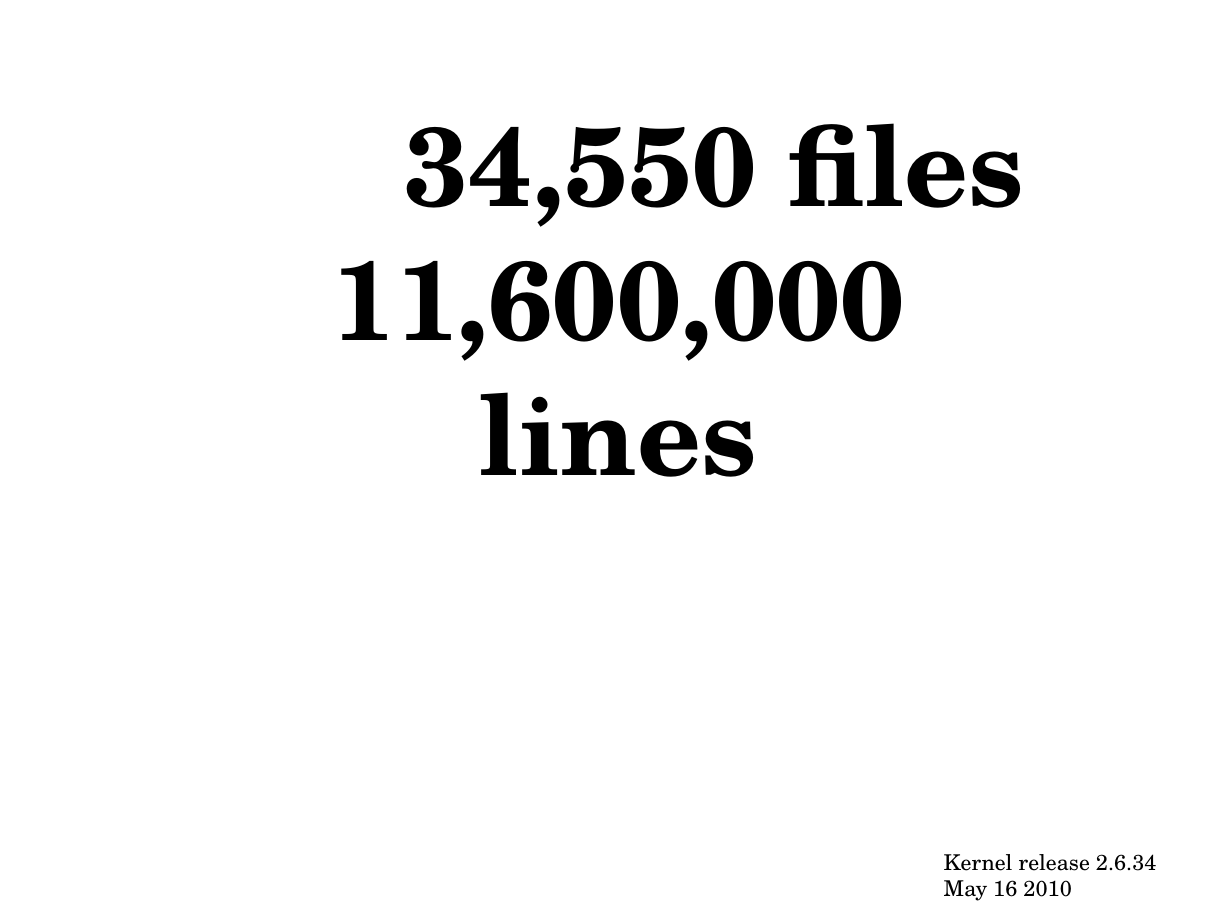
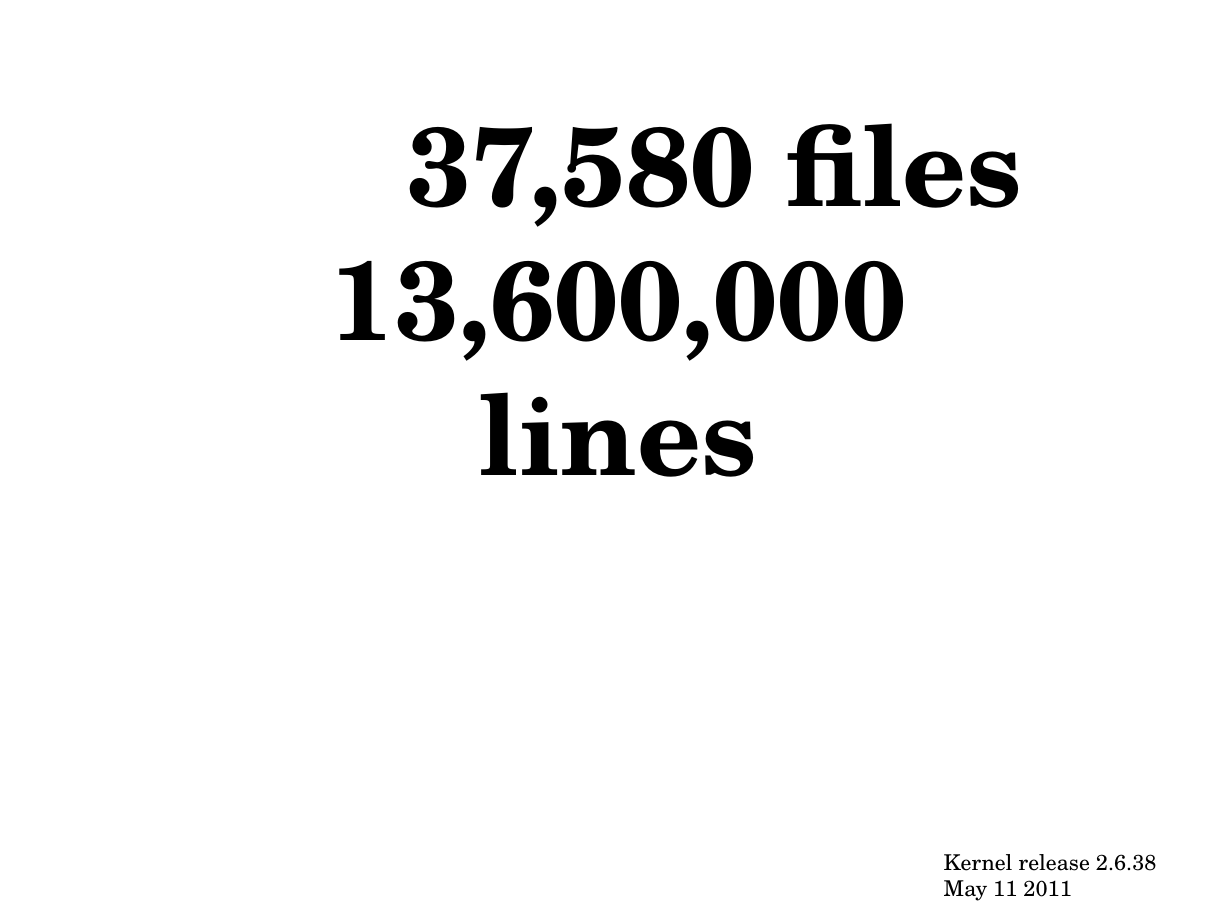
Before and after one commit to philips/kernel-development, a slide deck: slide 2 of kernel-development.odp. Drawn at 1232x924 pixels with LibreOffice and Linux fonts; fonts in the diff are those of the drawing. Boxes give left, top, right and bottom in pixels: in the first picture for what was removed or moved away, otherwise in the second. Text is boxed around its words. In the diff, an @@ line names an element or a change of style, - is before the commit and + after.

```diff
--- a/kernel-development.odp
+++ b/kernel-development.odp
@@ text at <box>331,123,1022,477</box>: text changed @@
-34,550 files
-11,600,000 lines
+37,580 files
+13,600,000 lines
@@ text at <box>944,854,1157,901</box>: text changed @@
-Kernel release 2.6.34
-May 16 2010
+Kernel release 2.6.38
+May 11 2011
```
Also in this commit, not shown: 8 other slides changed, 1 slide added, 1 slide removed, 1 other file.
